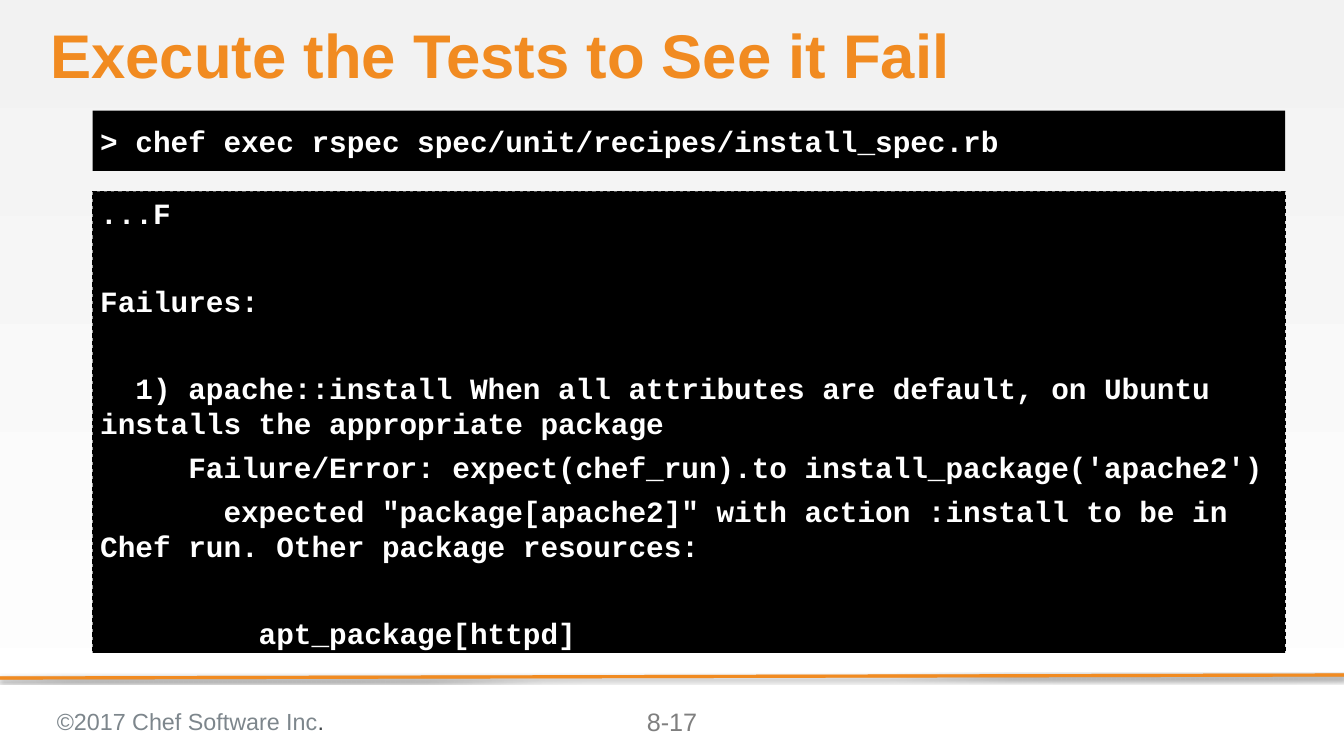
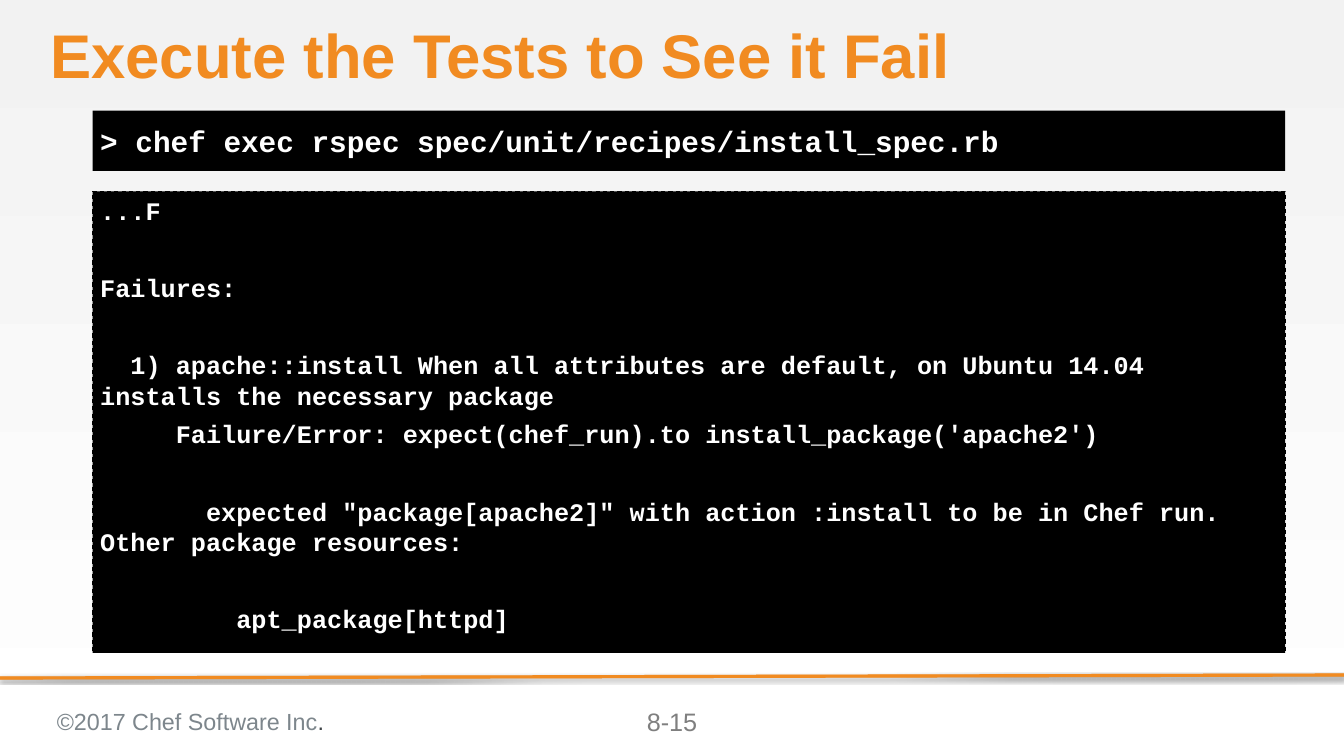
Before and after one commit to ericheiser/chef-intermediate, a slide deck: slide 15 of 08-refactoring_for_multiple_platforms.pptx (slide 17 before the commit). Drawn at 1344x756 pixels with LibreOffice and Linux fonts; fonts in the diff are those of the drawing; background and template pictures are left out. Boxes give left, top, right and bottom in pixels: in the first picture for what was removed or moved away, otherwise in the second. Text is boxed around its words. In the diff, an @@ line names an element or a change of style, - is before the commit and + after.

```diff
--- a/08-refactoring_for_multiple_platforms.pptx
+++ b/08-refactoring_for_multiple_platforms.pptx
@@ text at [100,203,1220,634]: size 28 to 24 pt in "...F", "Failures:", "Failure/Error: expect(chef_run).to install_package('apache2' ...", "expected "package[apache2]" with action :install to be ..." and 1 more places @@
@@ text at [100,356,1144,411]: text changed; size 28 to 24 pt @@
-1) apache::install When all attributes are default, on Ubuntu installs the appropriate package
+1) apache::install When all attributes are default, on Ubuntu 14.04 installs the necessary package
@@ page number at [647,713,697,731]: text changed @@
-8-17
+8-15
```
Also in this commit, not shown: 15 other slides changed, 3 slides removed.
